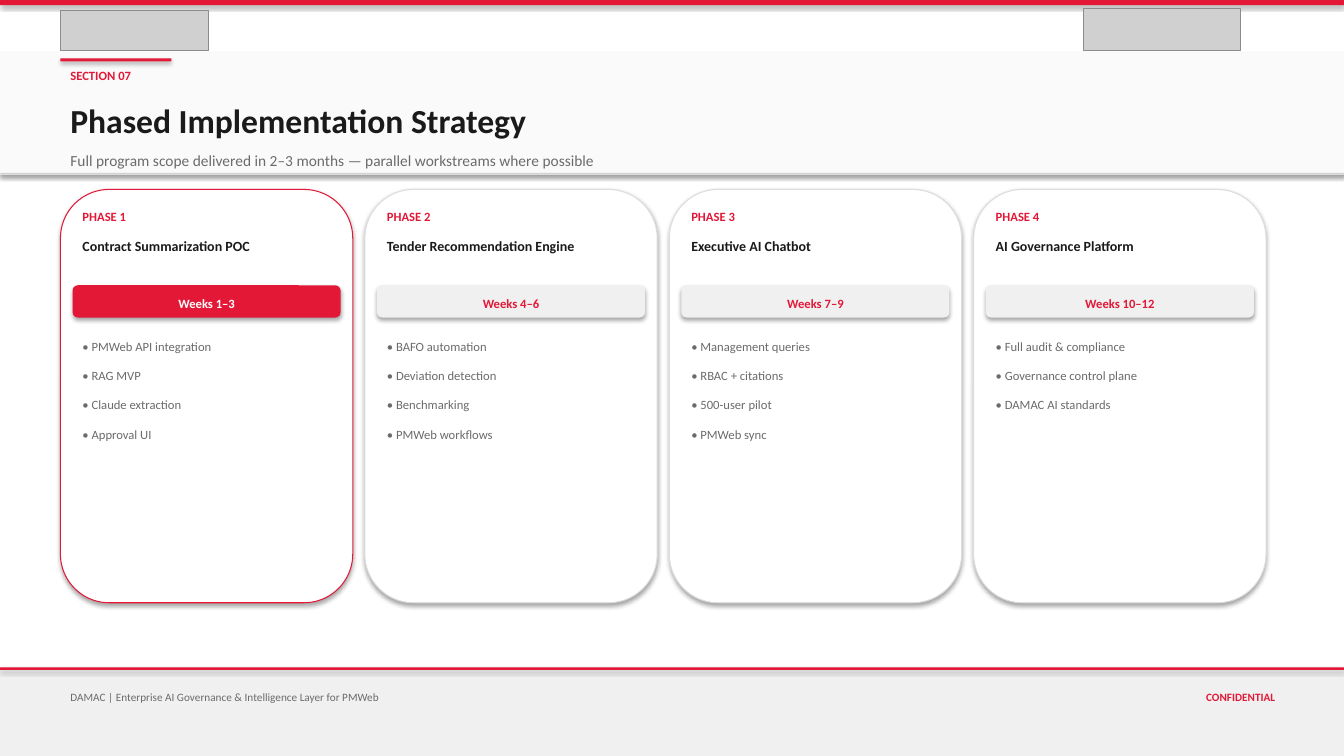
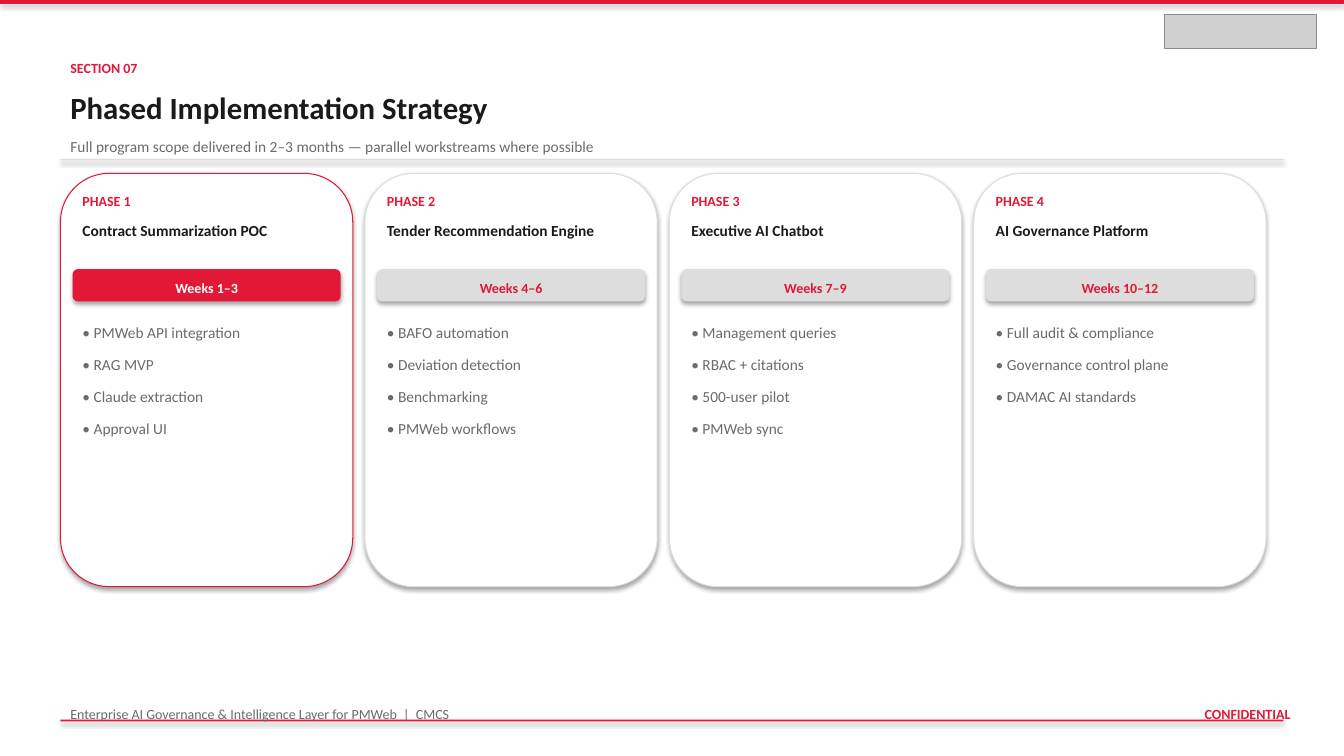
Before and after one commit to vishnushankar9024/procurehubibi, a slide deck: slide 26 of output/DAMAC_PMWeb_AI_Governance_Intelligence_Layer.pptx. Drawn at 1344x756 pixels with LibreOffice and Linux fonts; fonts in the diff are those of the drawing; grey boxes stand for pictures. Boxes give left, top, right and bottom in pixels: in the first picture for what was removed or moved away, otherwise in the second. Text is boxed around its words. In the diff, an @@ line names an element or a change of style, - is before the commit and + after.

```diff
--- a/output/DAMAC_PMWeb_AI_Governance_Intelligence_Layer.pptx
+++ b/output/DAMAC_PMWeb_AI_Governance_Intelligence_Layer.pptx
@@ picture removed at (60, 10, 209, 50) @@
@@ picture removed at (1084, 8, 1241, 50) @@
@@ picture added at (1165, 14, 1317, 48) @@
@@ rectangle removed at (0, 52, 1344, 173) @@
@@ text "SECTION 07": place and size @@
-text "SECTION 07" at (70, 71, 131, 80)
+text "SECTION 07" at (70, 64, 137, 73)
@@ rectangle removed at (60, 58, 171, 62) @@
@@ text "Phased Implementation Strategy": place and size @@
-text "Phased Implementation Strategy" at (70, 109, 526, 139)
+text "Phased Implementation Strategy" at (70, 97, 487, 125)
@@ text "Phased Implementation Strategy" at (70, 97, 487, 125): size 24 to 22 pt @@
@@ rectangle: place and size @@
-rectangle at (0, 173, 1344, 174)
+rectangle at (60, 159, 1284, 160)
@@ size 10 to 11 pt in 4 elements at (82, 225, 268, 236), (387, 225, 594, 239), (691, 225, 823, 236), (996, 225, 1148, 236) @@
@@ 17 texts, 8 rounded rectangles: place and size @@
-17 texts, 8 rounded rectangles at (60, 155, 1266, 603)
+17 texts, 8 rounded rectangles at (60, 141, 1266, 587)
@@ fill #F0F0F0 to #DDDDDD in 3 elements at (377, 269, 645, 301), (682, 269, 950, 301), (986, 269, 1254, 301) @@
@@ size 9 to 10 pt in 9 elements at (70, 64, 137, 73), (82, 197, 131, 206), (175, 283, 238, 293), (387, 197, 435, 206), (480, 283, 542, 293), (691, 197, 740, 206), (784, 283, 847, 293), (996, 197, 1044, 206), (1082, 283, 1158, 293) @@
@@ size 9 to 11 pt; less space between paragraphs in 4 elements at (94, 327, 240, 437), (398, 327, 521, 434), (702, 327, 836, 437), (1007, 327, 1169, 402) @@
@@ rectangle removed at (0, 667, 1344, 756) @@
@@ text at (70, 709, 449, 722): text changed; size 8 to 10 pt @@
-DAMAC | Enterprise AI Governance & Intelligence Layer for PMWeb
+Enterprise AI Governance & Intelligence Layer for PMWeb | CMCS
@@ text "CONFIDENTIAL": place and size @@
-text "CONFIDENTIAL" at (1206, 693, 1275, 701)
+text "CONFIDENTIAL" at (1205, 710, 1291, 722)
@@ text "CONFIDENTIAL" at (1205, 710, 1291, 722): size 8 to 10 pt @@
@@ rectangle: place and size @@
-rectangle at (0, 667, 1344, 670)
+rectangle at (60, 720, 1284, 722)
```
Also in this commit, not shown: 35 other slides changed, 3 other files.
